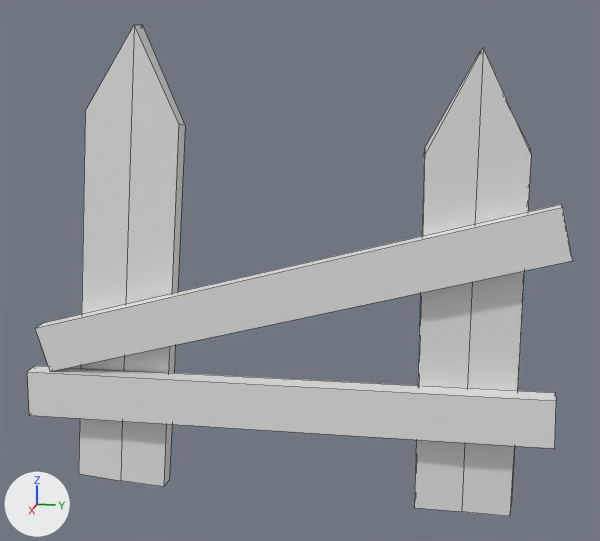
Renders of the FBX model Assets/3DObj/Fence002.fbx from each side of a commit.
Rendered twice from a 50 mm camera at (16.02, -51.32, 4.95) aimed at (-0.01, -54.52, 0.95). The axes (+X, +Y, +Z) are drawn at lower left. The lights are the same throughout. Mesh edges are drawn as thin lines. Where no turn or scale is listed for an object, it has been applied to the vertices.

Objects in the first picture: 'Cube.008', 'Cube.009', 'fence post.009', 'fence post.014'.
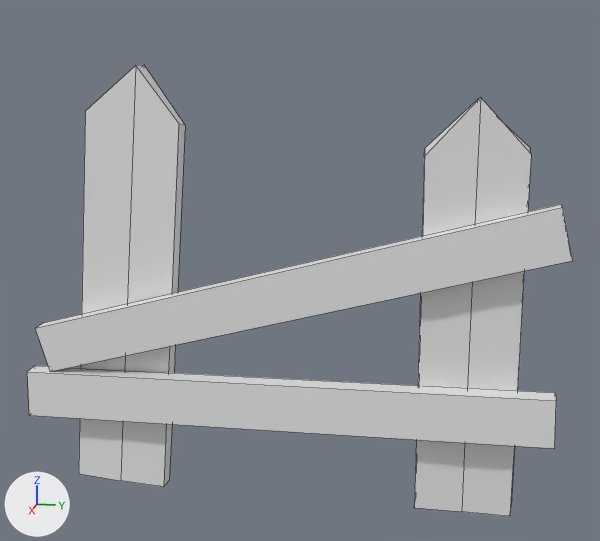
Commit message: Changed 3d fence model

The change, as a list of edits to the scene's bpy script:
```text
Change me_cube_036:
    where me_cube_036.from_pydata(...)  # 12 vertices, 10 faces; spans x -0.38..0.32, y -1.28..1.27, z -4.06..5.75
    used by ob_fence_post_014; location = (-0.05, -58.25, 0.0)
    me_cube_036 part 1
    me_cube_036.vertices[9].co: (0.02, 0.4, 5.74) -> (0.02, 0.4, 4.97)  # pixel (134, 24) -> pixel (135, 65)
    me_cube_036.vertices[10].co: (-0.38, 0.42, 5.75) -> (-0.38, 0.42, 4.98)  # pixel (142, 24) -> pixel (144, 64)
Change me_cube_034:
    where me_cube_034.from_pydata(...)  # 12 vertices, 10 faces; spans x -0.28..0.28, y -1.01..1.04, z -3.7..5.53
    used by ob_fence_post_009; location = (0.02, -51.12, -0.27)
    me_cube_034 part 2
    me_cube_034.vertices[9].co: (0.28, -0.01, 5.53) -> (0.28, -0.01, 4.67)  # pixel (483, 47) -> pixel (480, 97)
    me_cube_034.vertices[10].co: (-0.12, -0.06, 5.48) -> (-0.12, -0.06, 4.62)  # pixel (480, 51) -> pixel (477, 99)
```

Location of each change, [x1, y1, x2, y2] in pixels of the pictures (600 x 541 px):
'fence post.009', reshaped (10% shorter)
    before: [414, 49, 531, 516]
    after: [414, 98, 531, 516]
'fence post.014', reshaped (9% shorter)
    before: [79, 25, 185, 487]
    after: [79, 65, 185, 487]
